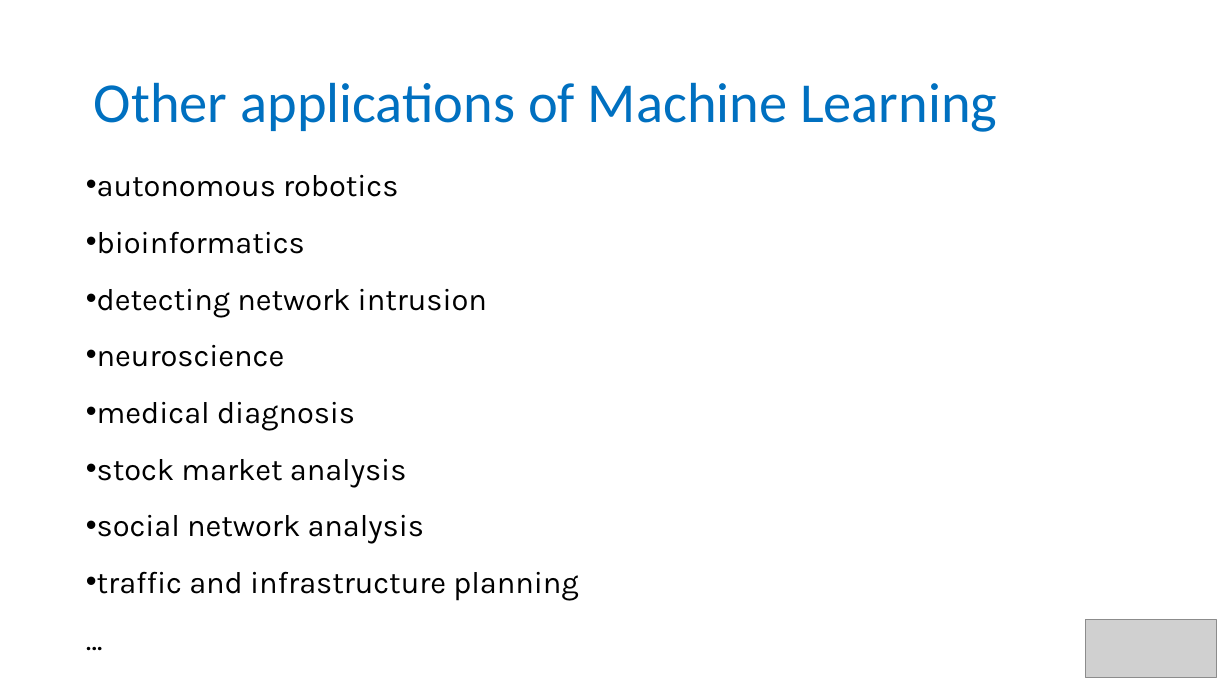
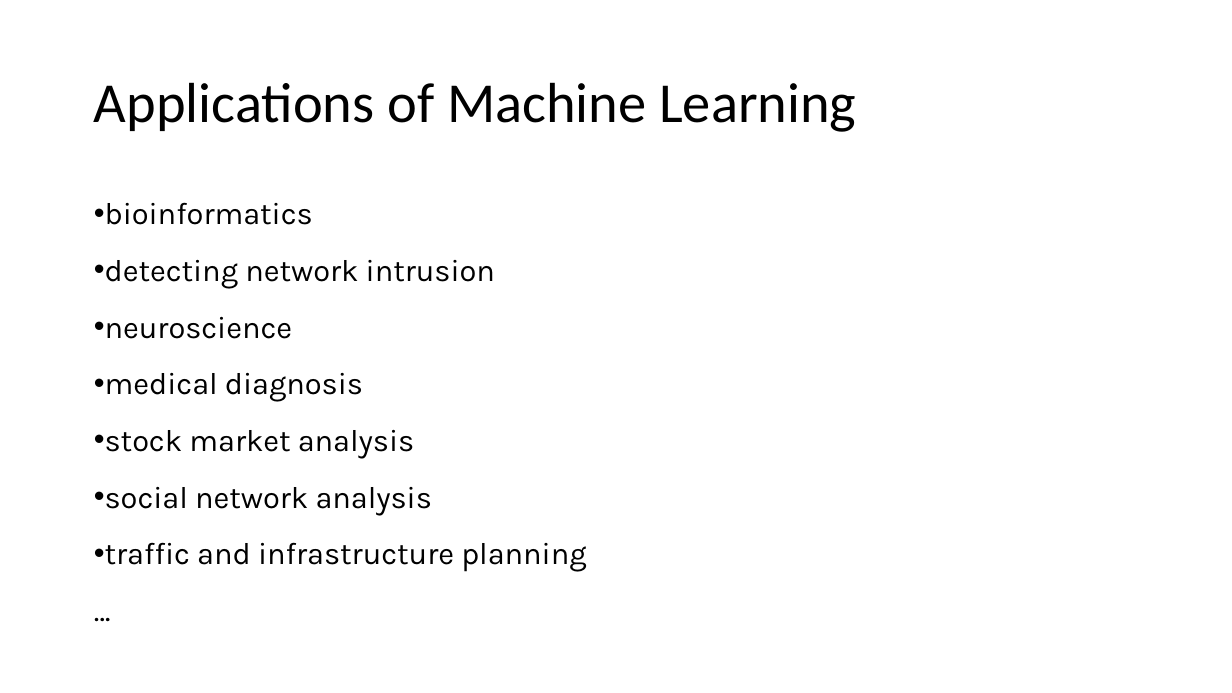
Before and after one commit to tianzheng4/tianzheng4.github.io, a slide deck: slide 8 of _umkc-teaching/slides/Lecture1 - Introduction.pptx (slide 10 before the commit). Drawn at 1232x693 pixels with LibreOffice and Linux fonts; fonts in the diff are those of the drawing; grey boxes stand for pictures. Boxes give left, top, right and bottom in pixels: in the first picture for what was removed or moved away, otherwise in the second. Text is boxed around its words. In the diff, an @@ line names an element or a change of style, - is before the commit and + after.

```diff
--- a/_umkc-teaching/slides/Lecture1 - Introduction.pptx
+++ b/_umkc-teaching/slides/Lecture1 - Introduction.pptx
@@ title at [94, 82, 856, 132]: text changed; text colour #0070C0 to #000000 @@
-Other applications of Machine Learning
+Applications of Machine Learning
@@ text "bioinformatics": place and size @@
-text "bioinformatics" at [97, 175, 578, 601]
+text "bioinformatics" at [105, 202, 586, 572]
@@ text at [97, 175, 398, 197]: paragraph removed @@
-• autonomous robotics
@@ picture removed at [1086, 620, 1216, 677] @@
```
Also in this commit, not shown: 8 slides added, 13 slides removed, 1 other file.
